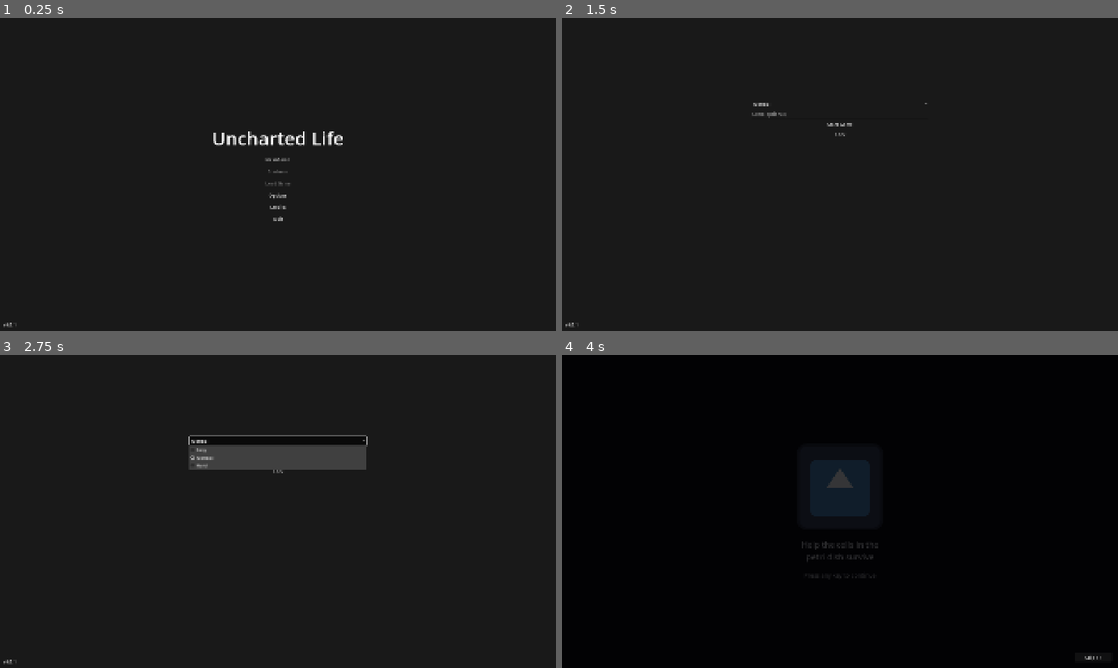
Above: before the commit, frames 1-4 (two rows, left to right).
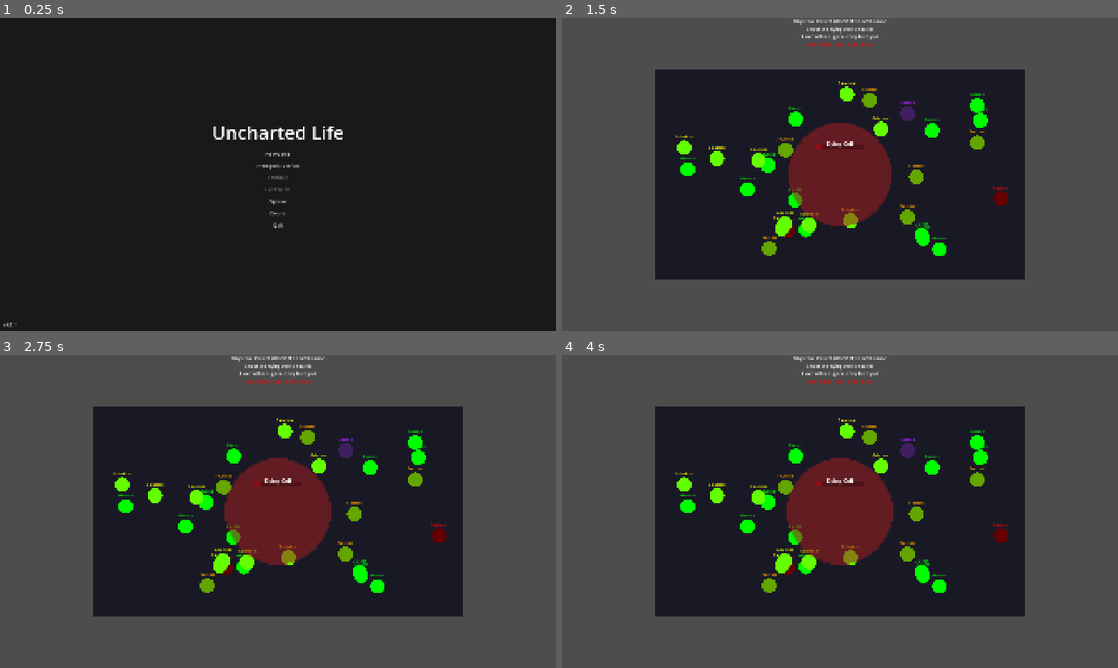
Above: after the commit, the same moments.

Repository: liup215/UnchartedLife
Game: Godot game, scene res://ui/main_menu/main_menu.tscn
Same seed, same stepped clock (60 frames per second), same inputs: the game is played once before the commit and once after it. The engine's default icon, where the game draws it, is replaced by a stand-in: a white triangle on a blue panel in a dark square.
Inputs (mouse positions are in pixels of both pictures, inside the frame that each line leads up to):
- Up to frame 1 (0.25 s): no input
- Up to frame 2 (1.5 s): click (840, 165) at 0.5 s, where only the run after the commit has a clickable "Prologue (Tutorial)"; click (840, 158) at 1.25 s, where only the run before the commit has a clickable "New Game"
- Up to frame 3 (2.75 s): click (278, 439) at 2 s, where only the run before the commit has a clickable "Normal"
- Up to frame 4 (4 s): click (840, 439) at 2.75 s, where only the run before the commit has a clickable "Normal"; click (840, 461) at 3.5 s, where only the run before the commit has a clickable "Start Game"

The runs differ from the first frame. In frame 1, 1.1% of the frame differs, in the area x 38-62%, y 34-68%; in frame 2, 63%; in frame 3, 66%; in frame 4, 99%, in the area x 0-100%, y 0-100%.
Error after the commit: Invalid access to property or key 'inventory_config' on a base object of type 'Nil'. (res://features/components/inventory_component/inventory_component.gd:12)

Commit message:
Add prologue button to main menu and fix component access paths
Co-authored-by: liup215 <20367844+liup215@users.noreply.github.com>

Diff:
--- a/features/interactive/molecule/molecule.gd
+++ b/features/interactive/molecule/molecule.gd
@@ -74,12 +74,12 @@
 	if molecule_type == MoleculeType.GLUCOSE:
 		# Correct molecule - refill ammo
 		_give_ammo(player)
-		EventBus.emit_signal("molecule_collected", molecule_type, true)
+		EventBus.molecule_collected.emit(molecule_type, true)
 		_play_positive_feedback()
 	else:
 		# Wrong molecule - damage player
 		_damage_player(player)
-		EventBus.emit_signal("molecule_collected", molecule_type, false)
+		EventBus.molecule_collected.emit(molecule_type, false)
 		_play_negative_feedback()
 
 	# Visual feedback and removal
@@ -92,12 +92,12 @@
 	if player.has_node("ActorCombatComponent"):
 		var combat_component = player.get_node("ActorCombatComponent")
 		# Refill first weapon's ammo
-		if combat_component.weapon_components.size() > 0:
-			var weapon_comp = combat_component.weapon_components[0]
-			if weapon_comp and weapon_comp.weapon_data:
+		if combat_component.actor_weapons.size() > 0:
+			var weapon_comp = combat_component.actor_weapons[0]
+			if weapon_comp and weapon_comp.item_data and weapon_comp.item_data.weapon_data:
 				weapon_comp.current_ammo = min(
 					weapon_comp.current_ammo + ammo_amount,
-					weapon_comp.weapon_data.max_ammo
+					weapon_comp.item_data.weapon_data.max_ammo
 				)
 				print("Glucose collected! Ammo +%d" % ammo_amount)
 
@@ -105,9 +105,8 @@
 	# Find player's health component and apply damage
 	if player.has_node("AttributeComponent"):
 		var attr_component = player.get_node("AttributeComponent")
-		if attr_component.has_node("HealthComponent"):
-			var health_component = attr_component.get_node("HealthComponent")
-			health_component.take_damage(damage_amount)
+		if attr_component.health_component:
+			attr_component.health_component.take_damage(damage_amount)
 			print("Wrong molecule! -%d HP" % damage_amount)
 
 func _play_positive_feedback():
--- a/features/prologue/prologue_game.gd
+++ b/features/prologue/prologue_game.gd
@@ -97,12 +97,13 @@
 		target_cell.cell_died.connect(_on_cell_died)
 		target_cell.health_changed.connect(_on_cell_health_changed)
 
-	if player and player.has_node("AttributeComponent/HealthComponent"):
-		var health_comp = player.get_node("AttributeComponent/HealthComponent")
-		health_comp.died.connect(_on_player_died)
+	if player and player.has_node("AttributeComponent"):
+		var attr_comp = player.get_node("AttributeComponent")
+		if attr_comp.health_component:
+			attr_comp.health_component.died.connect(_on_player_died)
 
 	# Connect molecule collection events
-	EventBus.connect("molecule_collected", _on_molecule_collected)
+	EventBus.molecule_collected.connect(_on_molecule_collected)
 
 func _on_cell_healed():
 	victory = true
--- a/ui/main_menu/main_menu.gd
+++ b/ui/main_menu/main_menu.gd
@@ -2,6 +2,7 @@
 
 @onready var menu_container = $CenterContainer
 @onready var new_game_button = $CenterContainer/VBoxContainer/MenuButtons/NewGameButton
+@onready var prologue_button = $CenterContainer/VBoxContainer/MenuButtons/PrologueButton
 @onready var continue_button = $CenterContainer/VBoxContainer/MenuButtons/ContinueButton
 @onready var load_game_button = $CenterContainer/VBoxContainer/MenuButtons/LoadGameButton
 @onready var options_button = $CenterContainer/VBoxContainer/MenuButtons/OptionsButton
@@ -35,6 +36,7 @@
 func RunMenuSetup():
 	# Initialize buttons
 	new_game_button.pressed.connect(_on_new_game_pressed)
+	prologue_button.pressed.connect(_on_prologue_pressed)
 	continue_button.pressed.connect(_on_continue_pressed)
 	load_game_button.pressed.connect(_on_load_game_pressed)
 	options_button.pressed.connect(_on_options_pressed)
@@ -114,6 +116,12 @@
 		print("NewGameSettings node not found.")
 
 
+func _on_prologue_pressed():
+	# Launch the prologue scene directly
+	print("Launching prologue...")
+	get_tree().change_scene_to_file("res://scenes/story/prologue/prologue_game.tscn")
+
+
 func _on_new_game_confirmed(settings):
 	# Called when NewGameSettings emits game_started
 	OnEnteringGame(true)
--- a/ui/main_menu/main_menu.tscn
+++ b/ui/main_menu/main_menu.tscn
@@ -47,6 +47,10 @@
 layout_mode = 2
 text = "New Game"
 
+[node name="PrologueButton" type="Button" parent="CenterContainer/VBoxContainer/MenuButtons"]
+layout_mode = 2
+text = "Prologue (Tutorial)"
+
 [node name="ContinueButton" type="Button" parent="CenterContainer/VBoxContainer/MenuButtons"]
 layout_mode = 2
 text = "Continue"
